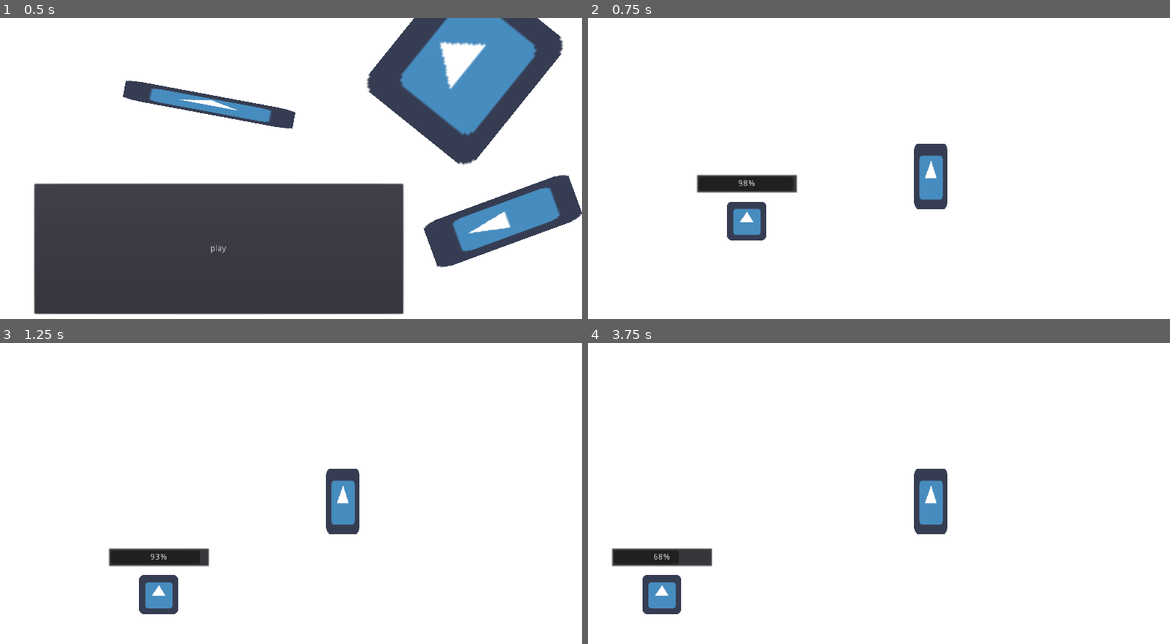
Above: before the commit, frames 1-4 (two rows, left to right).
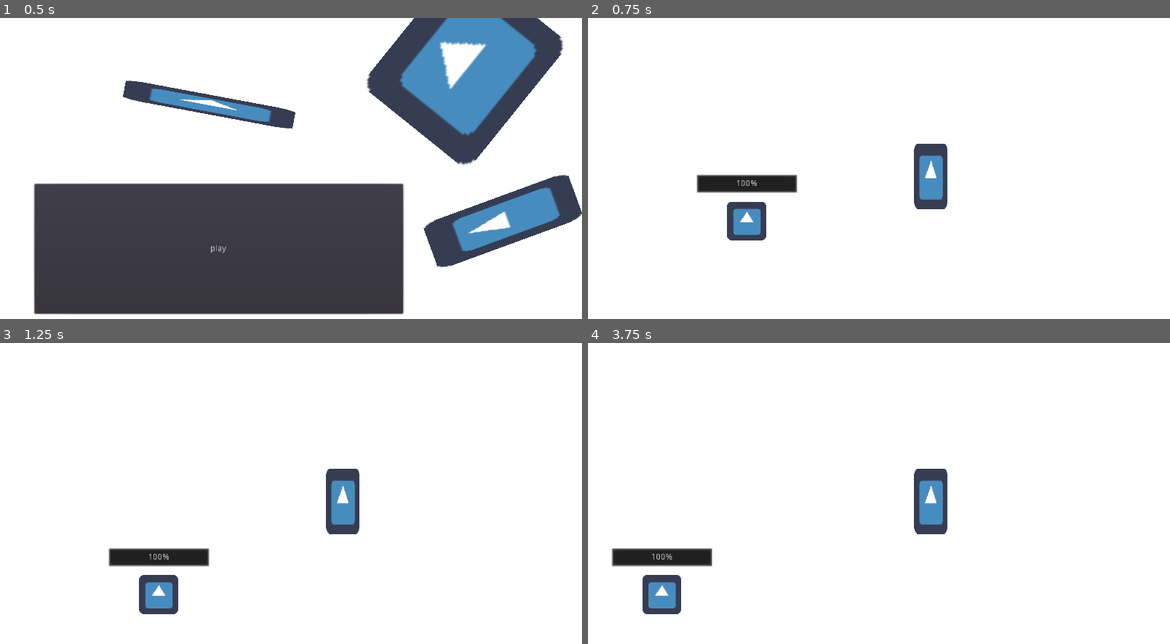
Above: after the commit, the same moments.

Repository: neverix/axolotl-galaxy
Game: Godot game, scene res://Scenes/Menu.tscn
Two runs of this game, one before a commit and one after it. Both use one fixed random seed, a clock stepped at 60 frames per second and the inputs below. The engine's default icon, where the game draws it, is replaced by a stand-in: a white triangle on a blue panel in a dark square.
Inputs:
- Up to frame 1 (0.5 s): no input
- Up to frame 2 (0.75 s): click "play" at 0.5 s
- Up to frame 3 (1.25 s): no input
- Up to frame 4 (3.75 s): tap Enter at 1.25 s; hold Shift (acceleration) 1.28-2.78 s; tap Space (jump) at 1.52, 2.27 s; hold A (left) from 2.78 s (still down)

Frame 1 is identical in both runs. In frame 2, less than 0.1% of the frame differs, in the area x 25-36%, y 53-57%; in frame 3, less than 0.1%; in frame 4, 0.3%, in the area x 11-21%, y 69-74%.

Commit message:
добавил расстояние в aoe

Diff:
--- a/Scripts/AOE.gd
+++ b/Scripts/AOE.gd
@@ -1,6 +1,10 @@
 extends Node2D
 
 export var speed = 10
+export var min_distance = 100
+export var max_distance = 300
 
 func _process(delta):
-	GameManager.player.health.damage(delta * speed)
+	var distance = GameManager.player.position.distance_to(position)
+	if min_distance < distance and distance < max_distance:
+		GameManager.player.health.damage(delta * speed)
